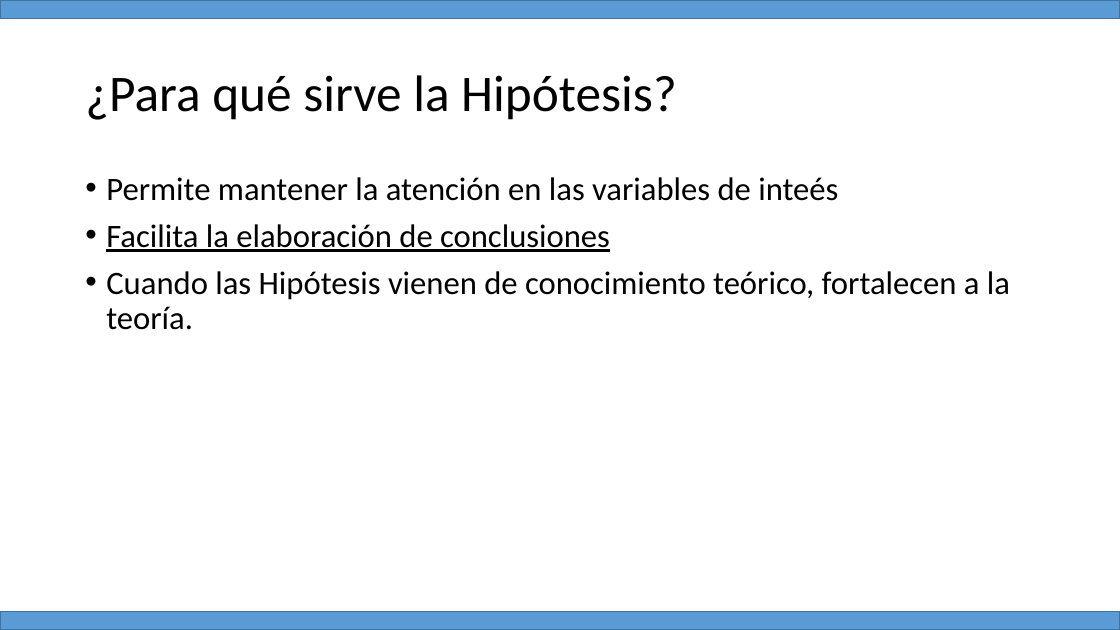
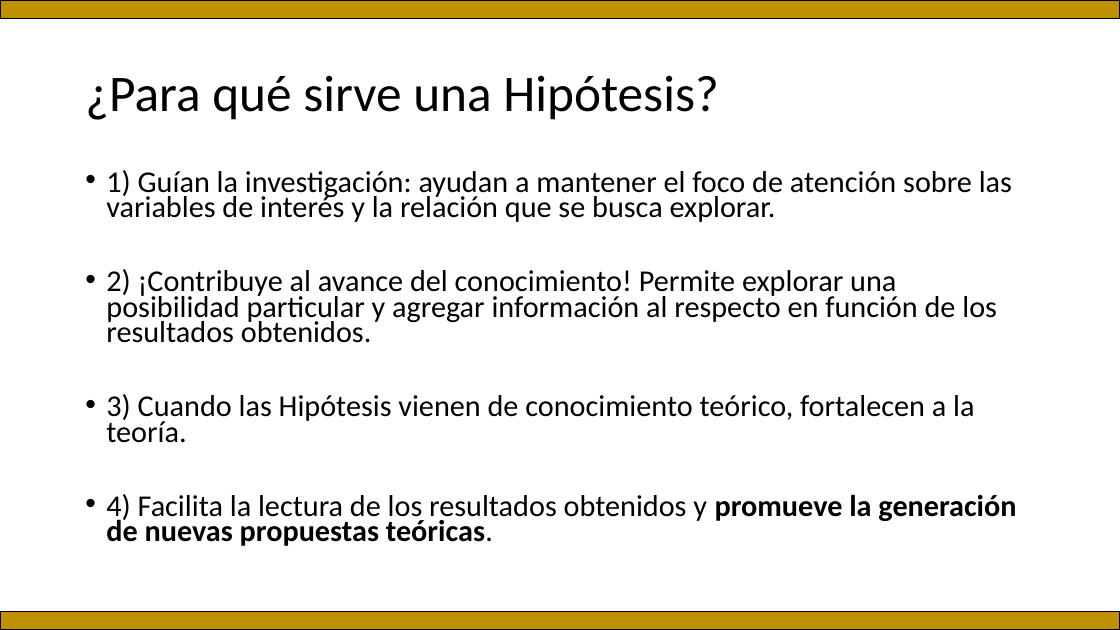
Before and after one commit to Adrifelcha/afchavez-019, a slide deck: slide 43 of JeanPiaget/ClaseMuestra/Hipotesis_Variables.pptx (slide 36 before the commit). Drawn at 1120x630 pixels with LibreOffice and Linux fonts; fonts in the diff are those of the drawing. Boxes give left, top, right and bottom in pixels: in the first picture for what was removed or moved away, otherwise in the second. Text is boxed around its words. In the diff, an @@ line names an element or a change of style, - is before the commit and + after.

Commit message:
Hipotesis y variables

```diff
--- a/JeanPiaget/ClaseMuestra/Hipotesis_Variables.pptx
+++ b/JeanPiaget/ClaseMuestra/Hipotesis_Variables.pptx
@@ rectangle at [0, 0, 1120, 18]: fill #5B9BD5 to #BF9000; outline #43739E 1 pt to #000000 1 pt @@
@@ title at [85, 75, 719, 120]: text changed @@
-¿Para qué sirve la Hipótesis?
+¿Para qué sirve una Hipótesis?
@@ text at [106, 170, 1016, 546]: text changed; size 28 to 25.9 pt @@
-• Permite mantener la atención en las variables de inteés
-• Facilita la elaboración de conclusiones
-• Cuando las Hipótesis vienen de conocimiento teórico, fortalecen a la teoría.
+• 1) Guían la investigación: ayudan a mantener el foco de atención sobre las variables de interés y la relación que se busca explorar.
+• 2) ¡Contribuye al avance del conocimiento! Permite explorar una posibilidad particular y agregar información al respecto en función de los resultados obtenidos.
+• 3) Cuando las Hipótesis vienen de conocimiento teórico, fortalecen a la teoría.
+• 4) Facilita la lectura de los resultados obtenidos y promueve la generación de nuevas propuestas teóricas.
@@ rectangle at [0, 612, 1120, 630]: fill #5B9BD5 to #BF9000; outline #43739E 1 pt to #000000 1 pt @@
```
Also in this commit, not shown: 25 other slides changed, 24 slides added, 6 slides removed.
